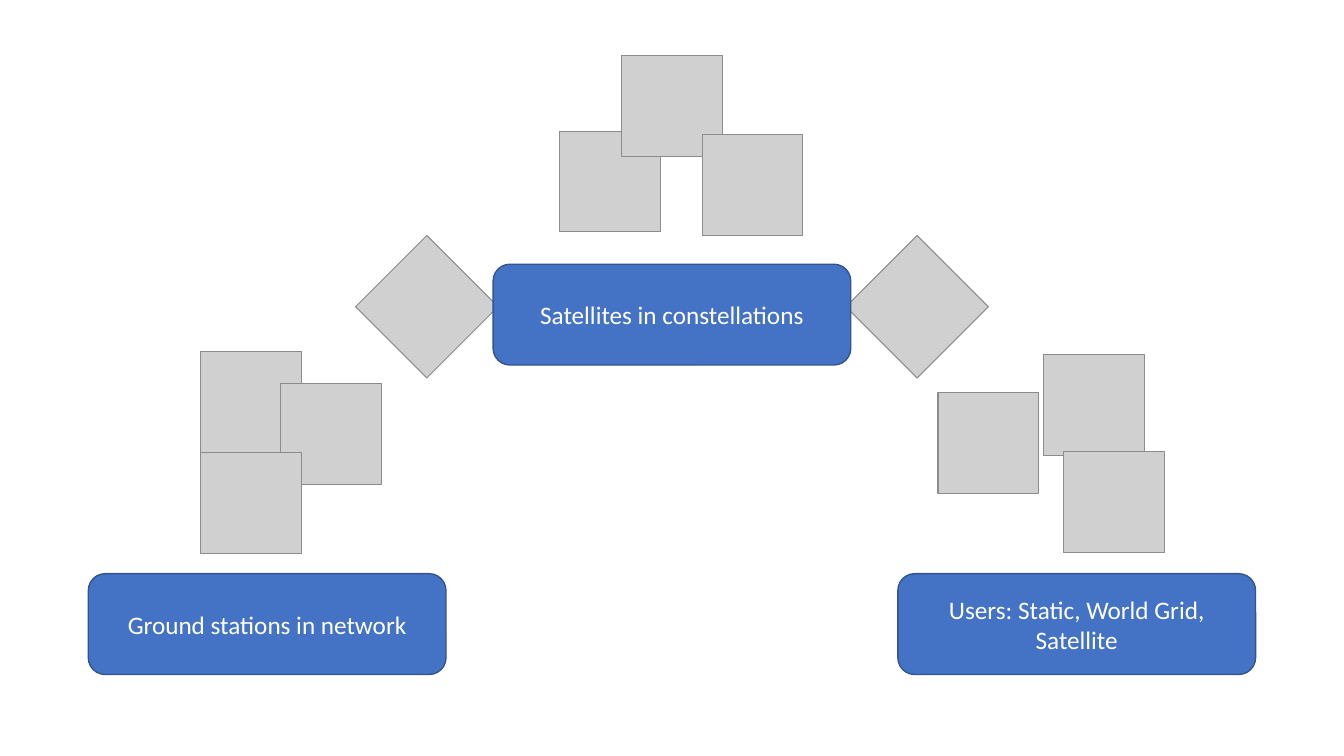
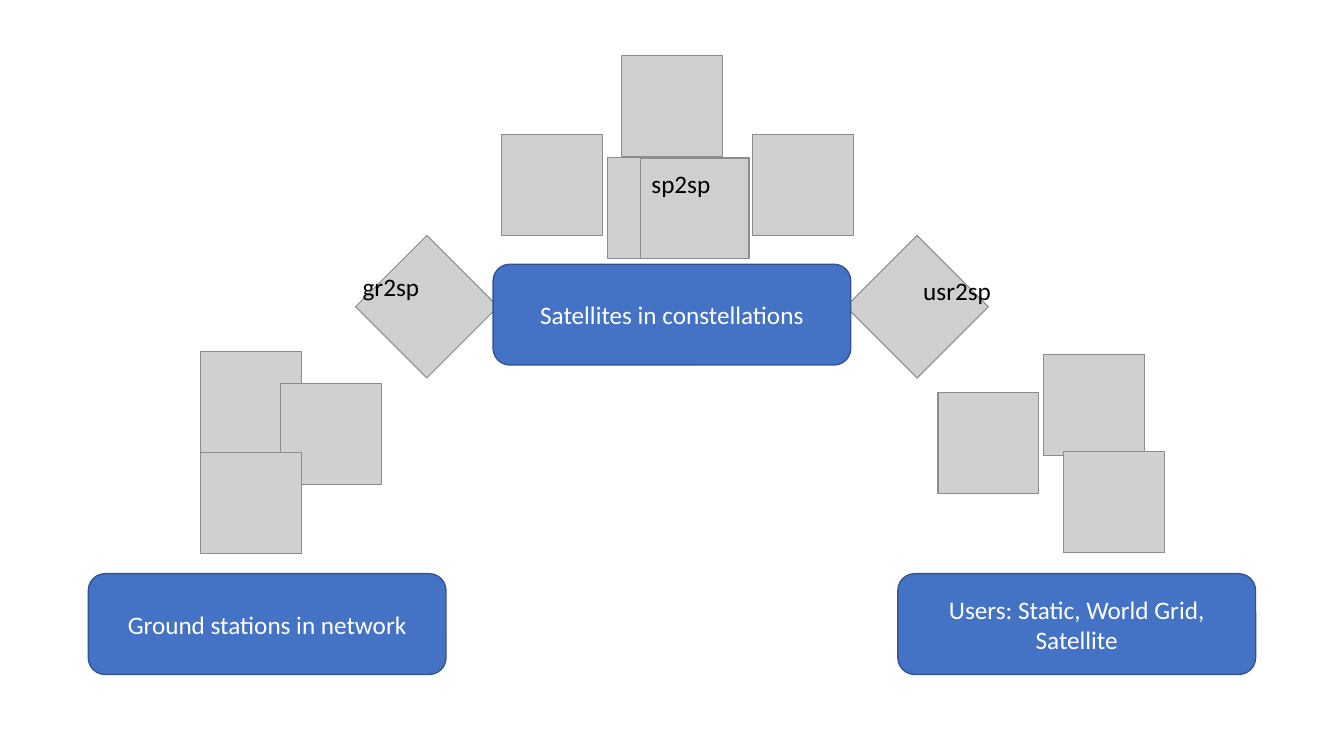
Before and after one commit to mtossain/satsvs, a slide deck: slide 1 of docs/schema.pptx. Drawn at 1344x756 pixels with LibreOffice and Linux fonts; fonts in the diff are those of the drawing; grey boxes stand for pictures. Boxes give left, top, right and bottom in pixels: in the first picture for what was removed or moved away, otherwise in the second. Text is boxed around its words. In the diff, an @@ line names an element or a change of style, - is before the commit and + after.

```diff
--- a/docs/schema.pptx
+++ b/docs/schema.pptx
@@ picture: place and size @@
-picture at [560, 131, 660, 232]
+picture at [502, 135, 603, 236]
@@ picture: place and size @@
-picture at [703, 135, 804, 236]
+picture at [753, 135, 854, 236]
@@ picture added at [607, 157, 749, 258] @@
@@ picture added at [641, 158, 749, 259] @@
@@ text added at [651, 176, 710, 197], 18 pt, text #000000 @@
+sp2sp
@@ text added at [363, 275, 419, 301], 18 pt, text #000000 @@
+gr2sp
@@ text added at [923, 279, 991, 306], 18 pt, text #000000 @@
+usr2sp
```
Also in this commit, not shown: 7 other files.
